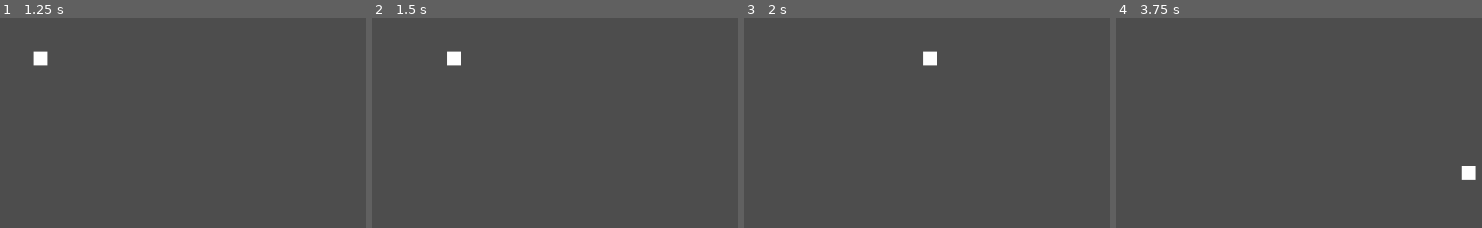
Above: before the commit, frames 1-4 (left to right).
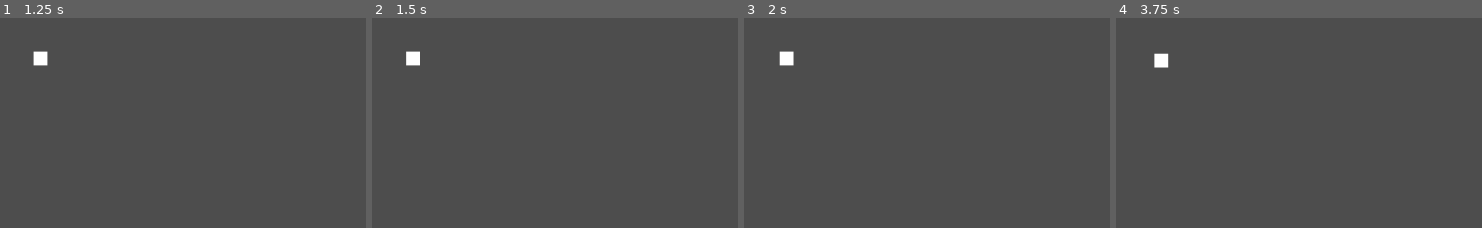
Above: after the commit, the same moments.

Repository: FalafelBeingOrg/judahs-game
Game: Godot game, scene res://start.tscn
Same seed, same stepped clock (60 frames per second), same inputs: the game is played once before the commit and once after it.
Inputs:
- Up to frame 1 (1.25 s): click "Start" at 0.5 s
- Up to frame 2 (1.5 s): tap Enter at 1.25 s; hold Right (ui_right) from 1.28 s (still down)
- Up to frame 3 (2 s): keep holding Right (ui_right)
- Up to frame 4 (3.75 s): release Right (ui_right) at 2.03 s; hold Down (ui_down) 2.03-2.78 s; hold Right (ui_right) 2.78-3.53 s; hold Up (ui_up) from 3.53 s (still down)

Frame 1 is identical in both runs. In frame 2, 0.5% of the frame differs, in the area x 9-25%, y 15-23%; in frame 3, 0.6%, in the area x 9-53%, y 15-23%; in frame 4, 0.6%.

Commit message:
i did nothing

Diff:
--- a/judah's game 1/Player.gd
+++ b/judah's game 1/Player.gd
@@ -13,7 +13,7 @@
 
 	takeInput()
 
-	velocity = move.normalized() * speed
+	velocity = move.normalized() * speed * delta
 
 	move_and_slide()
 
